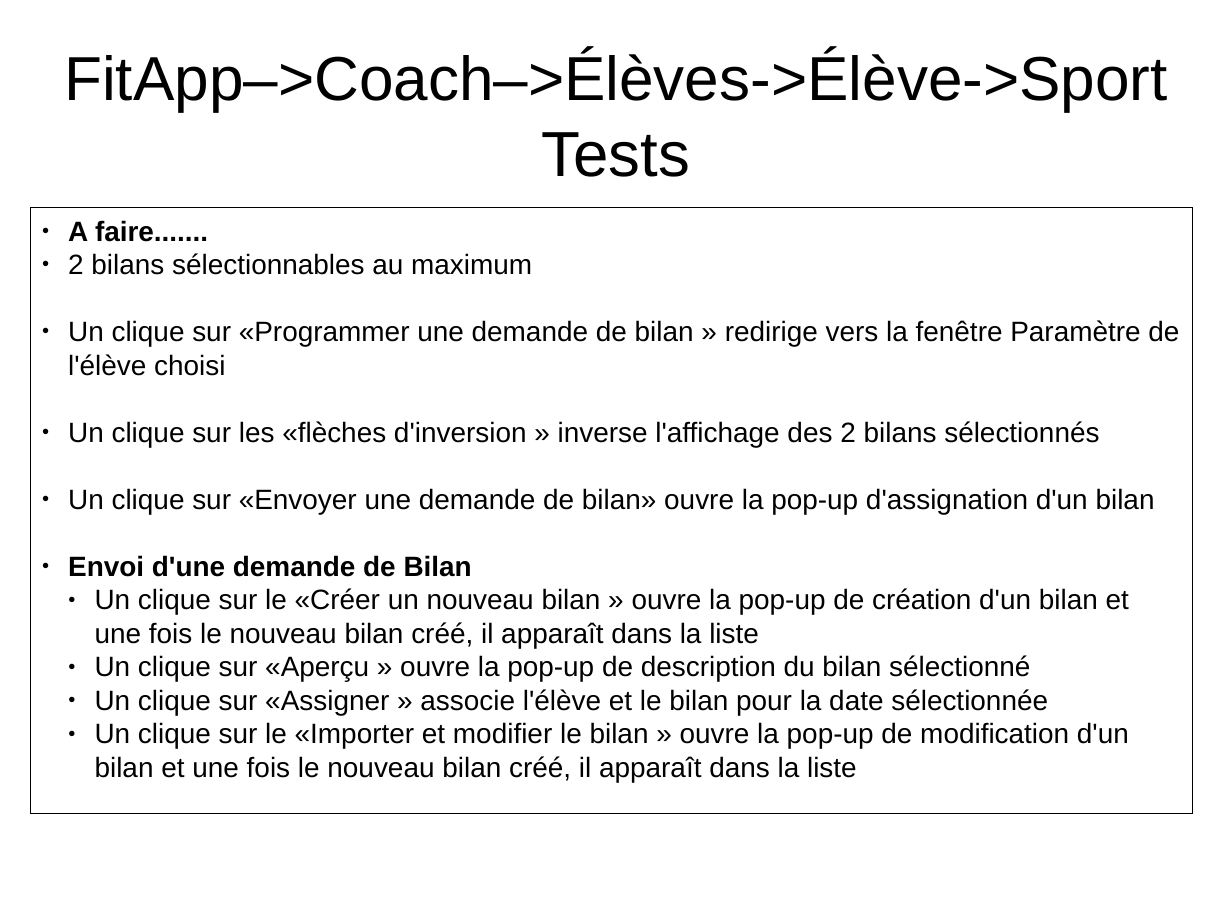
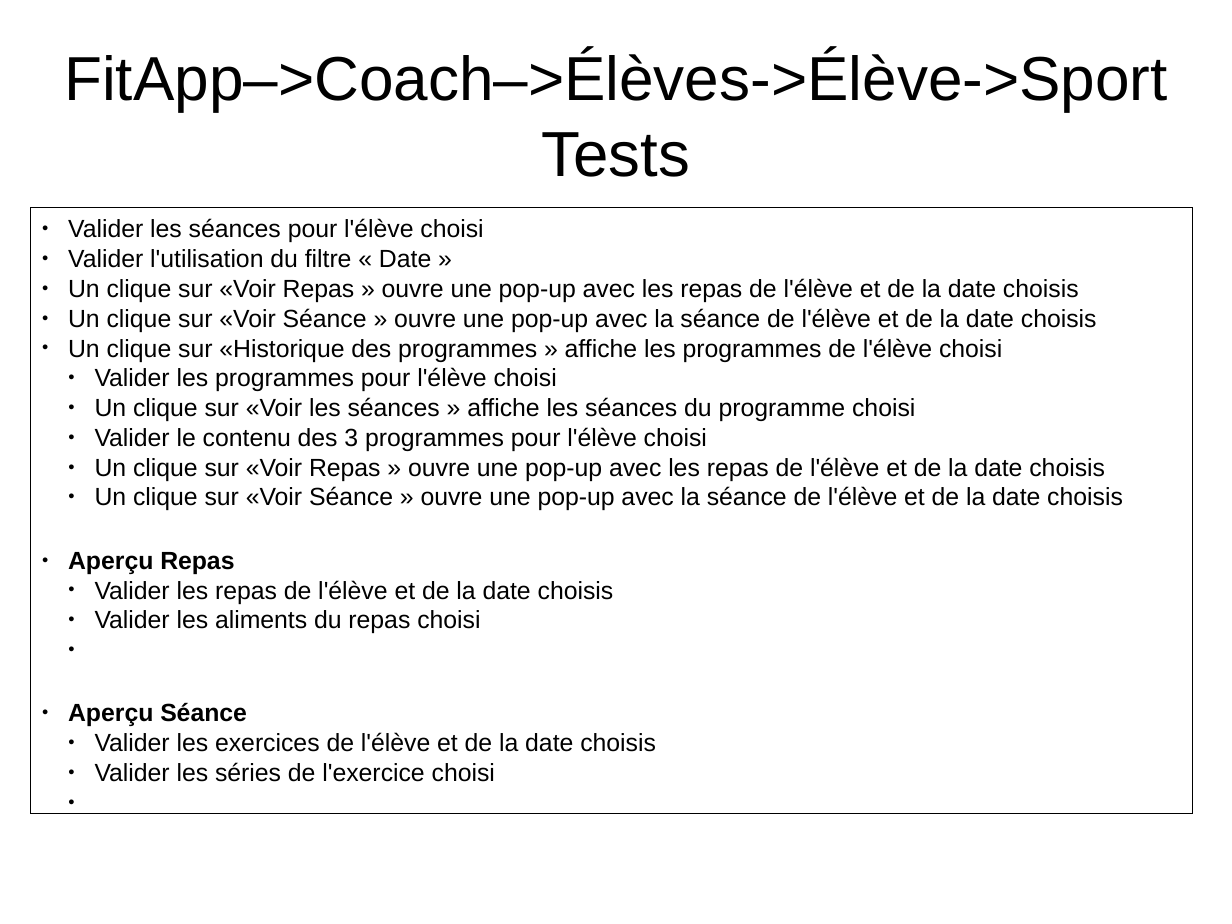
Before and after one commit to NicolasGavard/WebVysionSportV2, a slide deck: slide 37 of Documentations/FitApp - Elèves v1.02.odp. Drawn at 1232x924 pixels with LibreOffice and Linux fonts; fonts in the diff are those of the drawing. Boxes give left, top, right and bottom in pixels: in the first picture for what was removed or moved away, otherwise in the second. Text is boxed around its words. In the diff, an @@ line names an element or a change of style, - is before the commit and + after.

Commit message:
Doc Elève

```diff
--- a/Documentations/FitApp - Elèves v1.02.odp
+++ b/Documentations/FitApp - Elèves v1.02.odp
@@ text in rectangle at <box>68,218,1123,782</box>: text changed; size 18 to 16 pt @@
-● A faire.......
-● 2 bilans sélectionnables au maximum
-● Un clique sur «Programmer une demande de bilan » redirige vers la fenêtre Paramètre de l'élève choisi
-● Un clique sur les «flèches d'inversion » inverse l'affichage des 2 bilans sélectionnés
-● Un clique sur «Envoyer une demande de bilan» ouvre la pop-up d'assignation d'un bilan
-● Envoi d'une demande de Bilan
-  ● Un clique sur le «Créer un nouveau bilan » ouvre la pop-up de création d'un bilan et une fois le nouveau bilan créé, il apparaît dans la liste
-  ● Un clique sur «Aperçu » ouvre la pop-up de description du bilan sélectionné
-  ● Un clique sur «Assigner » associe l'élève et le bilan pour la date sélectionnée
-  ● Un clique sur le «Importer et modifier le bilan » ouvre la pop-up de modification d'un bilan et une fois le nouveau bilan créé, il apparaît dans la liste
+● Valider les séances pour l'élève choisi
+● Valider l'utilisation du filtre « Date »
+● Un clique sur «Voir Repas » ouvre une pop-up avec les repas de l'élève et de la date choisis
+● Un clique sur «Voir Séance » ouvre une pop-up avec la séance de l'élève et de la date choisis
+● Un clique sur «Historique des programmes » affiche les programmes de l'élève choisi
+  ● Valider les programmes pour l'élève choisi
+  ● Un clique sur «Voir les séances » affiche les séances du programme choisi
+  ● Valider le contenu des 3 programmes pour l'élève choisi
+  ● Un clique sur «Voir Repas » ouvre une pop-up avec les repas de l'élève et de la date choisis
+  ● Un clique sur «Voir Séance » ouvre une pop-up avec la séance de l'élève et de la date choisis
+● Aperçu Repas
+  ● Valider les repas de l'élève et de la date choisis
+  ● Valider les aliments du repas choisi
+● Aperçu Séance
+  ● Valider les exercices de l'élève et de la date choisis
+  ● Valider les séries de l'exercice choisi
```
